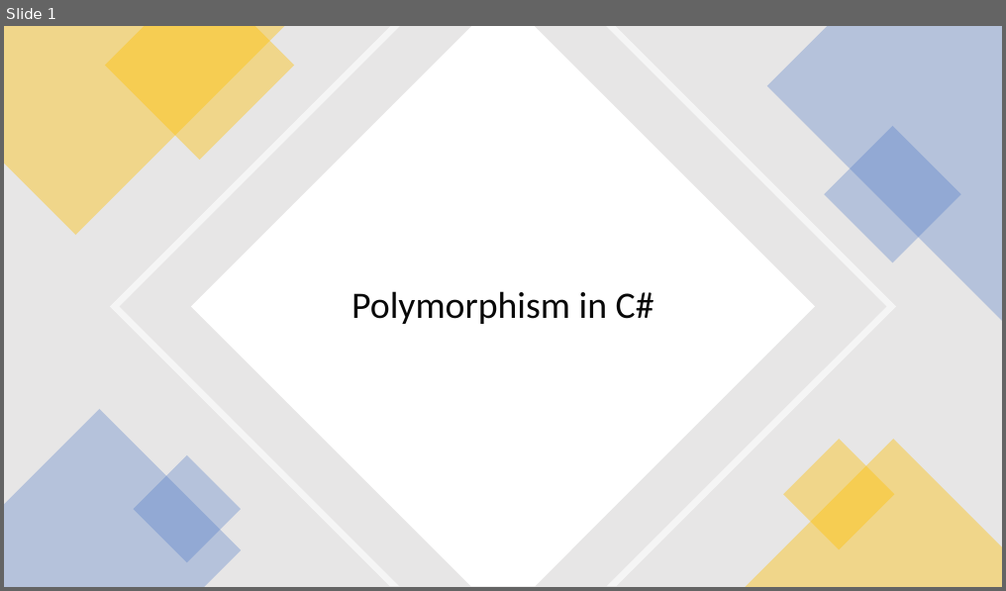
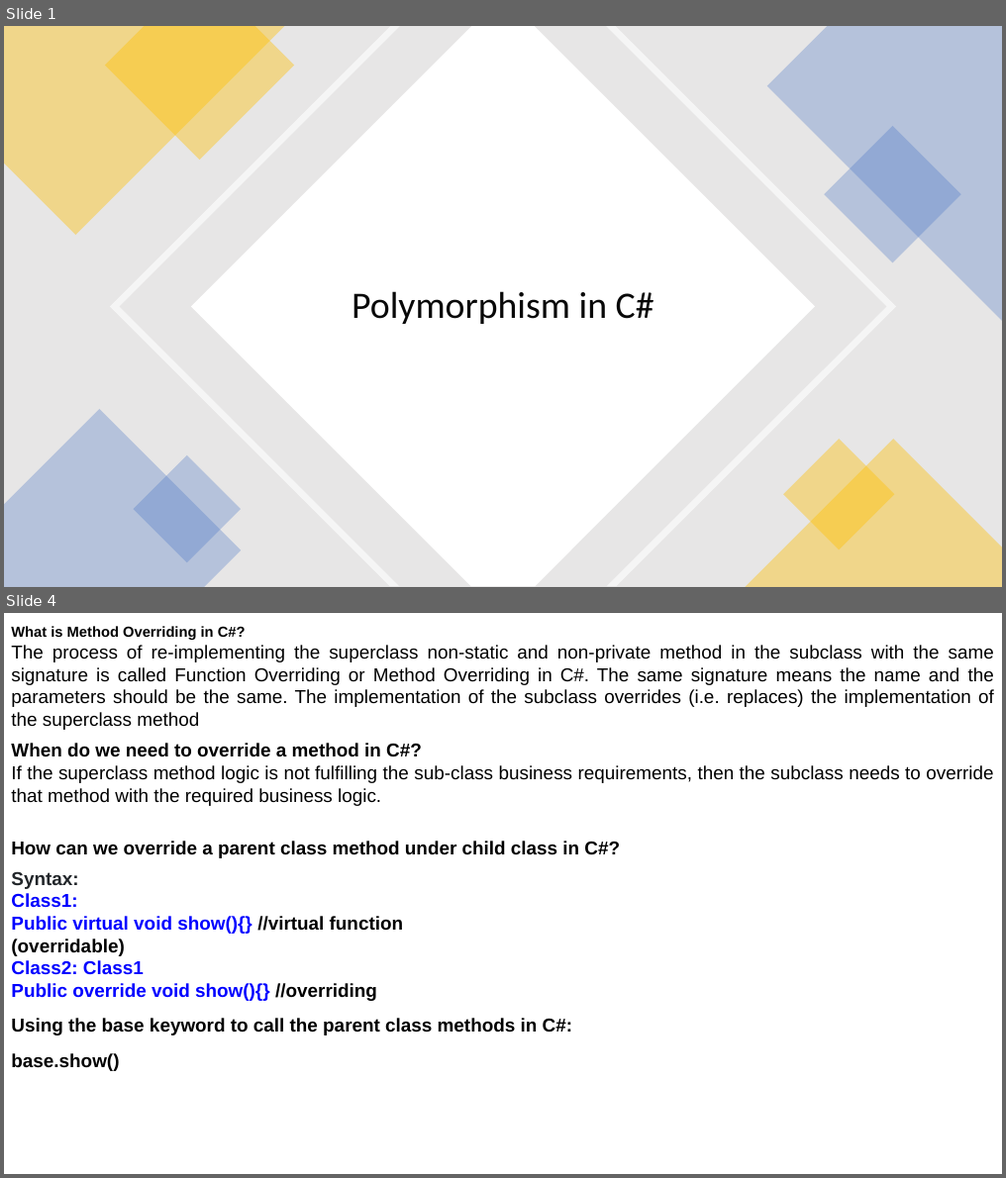
Before and after one commit to ratreraj/Csharpe-Dotnet-Sql-Docs, a slide deck: Polymorphism in C#.pptx. Shown one above the other, each under a label of ours: slide 1 before the commit, slides 1 and 4 after it; the slides between them are not shown. The pictures are 1006x591 and 1006x1178 pixels, drawn with LibreOffice and Linux fonts; fonts in the diff are those of the drawing. Boxes give left, top, right and bottom in pixels: in the first picture for what was removed or moved away, otherwise in the second. Text is boxed around its words. In the diff, an @@ line names an element or a change of style, - is before the commit and + after.

```diff
--- a/Polymorphism in C#.pptx
+++ b/Polymorphism in C#.pptx
@@ slide 4 added at (4,613,1002,1174), background #FFFFFF @@
@@ text added at (11,626,994,730), 18 pt, text #000000 @@
+What is Method Overriding in C#?
+The process of re-implementing the superclass non-static and non-private method in the subclass with the same signature is called Function Overriding or Method Overriding in C#. The same signature means the name and the parameters should be the same. The implementation of the subclass overrides (i.e. replaces) the implementation of the superclass method
@@ text added at (11,743,993,806), 18 pt, text #000000 @@
+When do we need to override a method in C#?
+If the superclass method logic is not fulfilling the sub-class business requirements, then the subclass needs to override that method with the required business logic.
@@ text added at (11,841,620,859), 18 pt, text #000000, bold @@
+How can we override a parent class method under child class in C#?
@@ text added at (11,871,403,1001), 18 pt, text #0000FF, bold @@
+Syntax:
+Class1:
+Public virtual void show(){} //virtual function (overridable)
+Class2: Class1
+Public override void show(){} //overriding
@@ text added at (11,1018,572,1036), 18 pt, text #000000, bold @@
+Using the base keyword to call the parent class methods in C#:
@@ text added at (11,1054,119,1071), 18 pt, text #000000, bold @@
+base.show()
```
Also in this commit, not shown: 2 slides changed, 2 other slides added, 1 other file.
